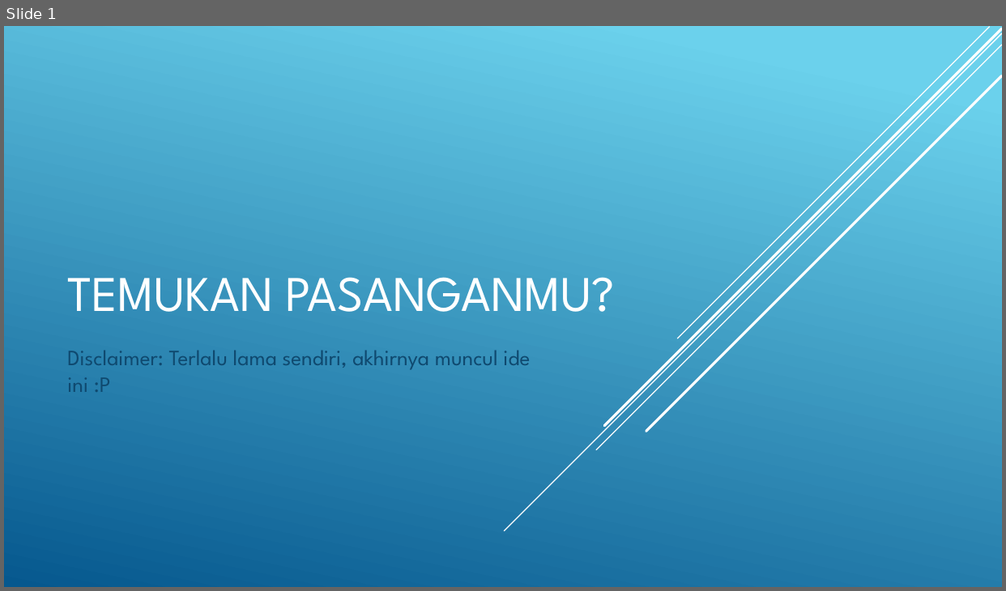
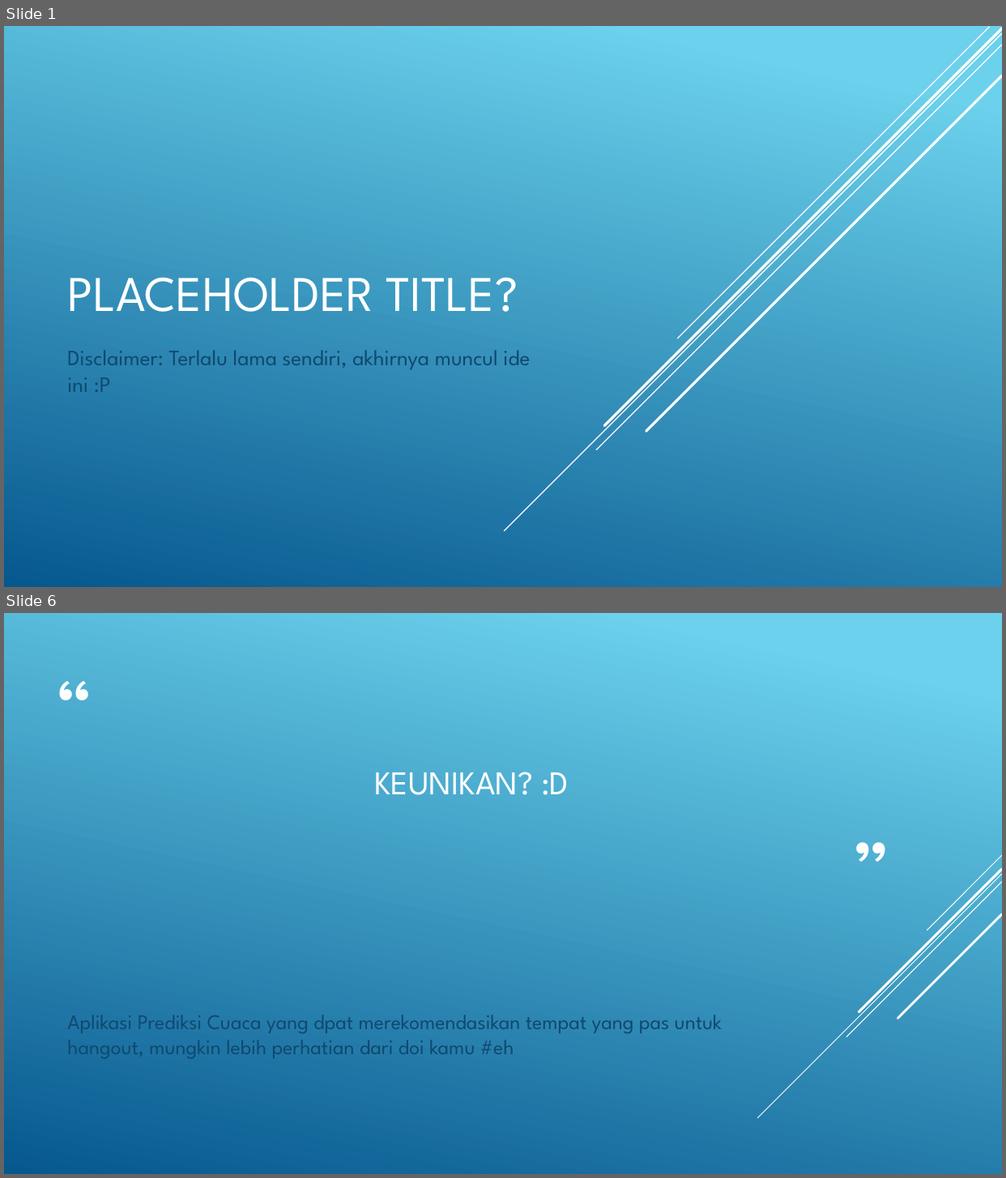
Before and after one commit to unikom2016/div-codelabs, a slide deck: phase_3/Presentation1.pptx. Shown one above the other, each under a label of ours: slide 1 before the commit, slides 1 and 6 after it; the slides between them are not shown. The pictures are 1006x591 and 1006x1178 pixels, drawn with LibreOffice and Linux fonts; fonts in the diff are those of the drawing. Boxes give left, top, right and bottom in pixels: in the first picture for what was removed or moved away, otherwise in the second. Text is boxed around its words. In the diff, an @@ line names an element or a change of style, - is before the commit and + after.

```diff
--- a/phase_3/Presentation1.pptx
+++ b/phase_3/Presentation1.pptx
@@ slide 6 added at bbox=[4, 613, 1002, 1174], background gradient #6ED2EB to #06588E @@
@@ text added at bbox=[48, 679, 98, 727], 80 pt, text #FFFFFF @@
+“
@@ title added at bbox=[374, 772, 569, 795], 32 pt, text #FFFFFF @@
+KEUNIKAN? :D
@@ text added at bbox=[846, 840, 897, 888], 80 pt, text #FFFFFF @@
+”
@@ group added at bbox=[758, 855, 1002, 1118]: 5 lines @@
@@ text added at bbox=[67, 1015, 722, 1059], 20 pt, text #0F496F @@
+Aplikasi Prediksi Cuaca yang dpat merekomendasikan tempat yang pas untuk hangout, mungkin lebih perhatian dari doi kamu #eh
@@ slide 1 changed as well @@
@@ title at bbox=[67, 277, 518, 312]: text changed @@
-TEMUKAN PASANGANMU?
+PLACEHOLDER TITLE?
```
Also in this commit, not shown: 8 other slides added, 1 slide removed, 25 other files.
